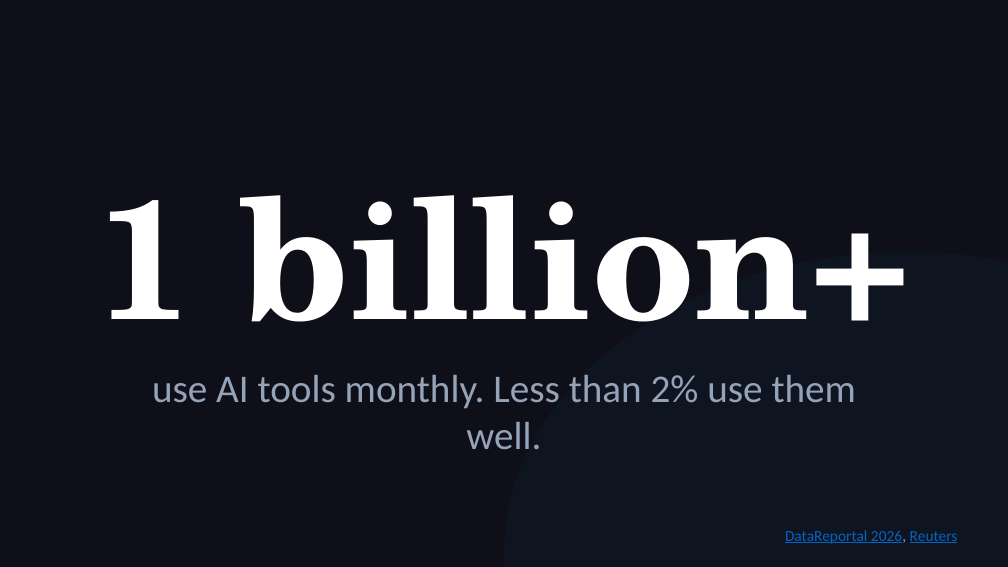
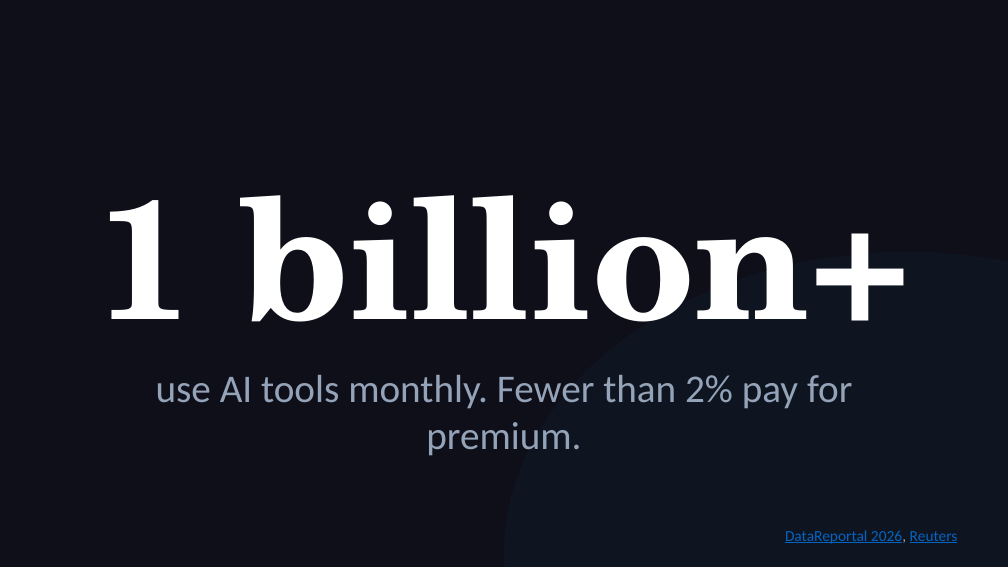
Before and after one commit to michaelengland/ai-best-practices, a slide deck: slide 4 of decks/ai-academy-pitch/ai-academy-pitch.pptx. Drawn at 1008x567 pixels with LibreOffice and Linux fonts; fonts in the diff are those of the drawing. Boxes give left, top, right and bottom in pixels: in the first picture for what was removed or moved away, otherwise in the second. Text is boxed around its words. In the diff, an @@ line names an element or a change of style, - is before the commit and + after.

```diff
--- a/decks/ai-academy-pitch/ai-academy-pitch.pptx
+++ b/decks/ai-academy-pitch/ai-academy-pitch.pptx
@@ text at bbox=[156, 375, 852, 456]: text changed @@
-use AI tools monthly. Less than 2% use them well.
+use AI tools monthly. Fewer than 2% pay for premium.
```
Also in this commit, not shown: 1 other slide changed, 6 other files.
